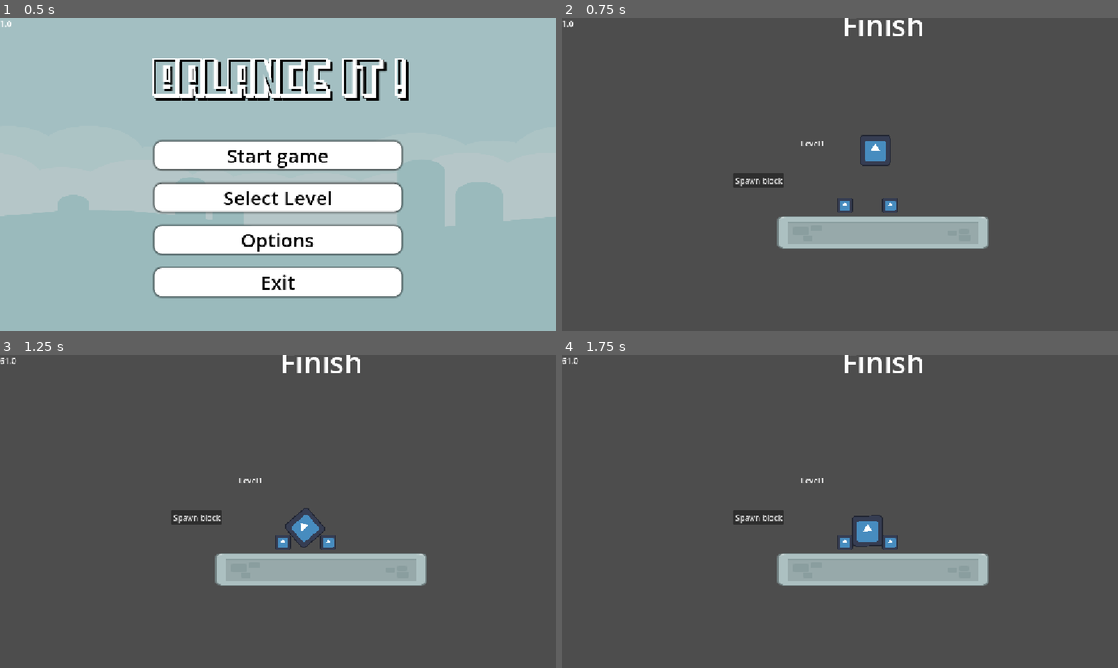
Above: before the commit, frames 1-4 (two rows, left to right).
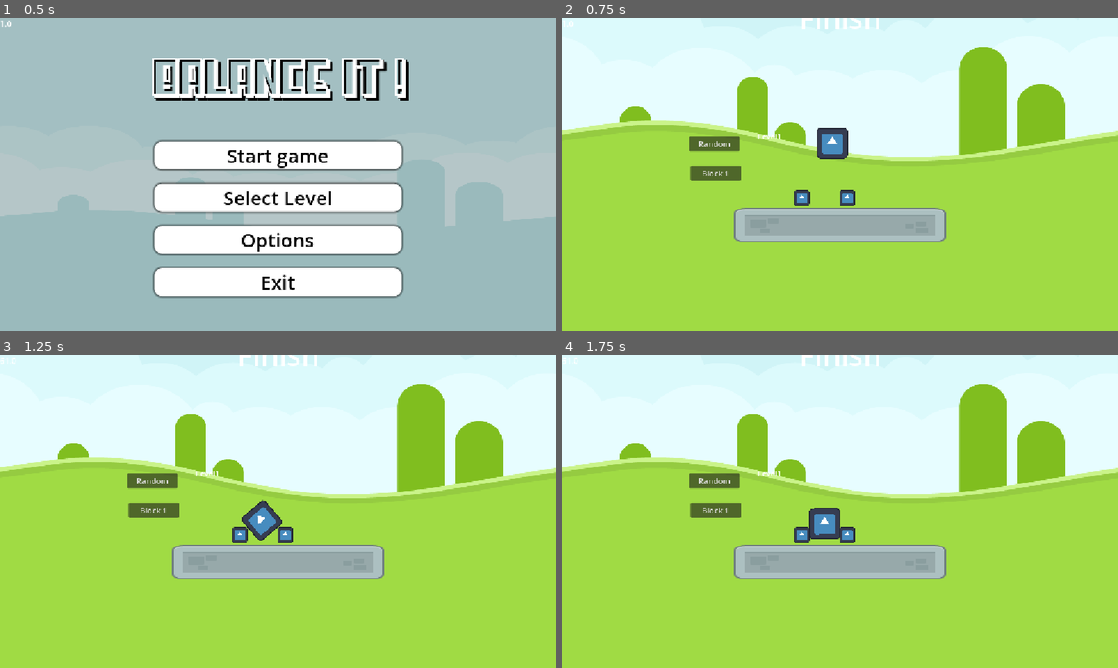
Above: after the commit, the same moments.

Repository: AmirLev426/Balance-It
Game: Godot game, scene res://scenes/main_menu.tscn
Two runs of this game, one before a commit and one after it. Both use one fixed random seed, a clock stepped at 60 frames per second and the inputs below. The engine's default icon, where the game draws it, is replaced by a stand-in: a white triangle on a blue panel in a dark square.
Inputs (mouse positions are in pixels of both pictures, inside the frame that each line leads up to; where the layout moved, square brackets give the same spot in the first picture):
- Up to frame 1 (0.5 s): no input
- Up to frame 2 (0.75 s): click "Start game" at 0.5 s
- Up to frame 3 (1.25 s): no input
- Up to frame 4 (1.75 s): click (823, 520) [867, 527] at 1.25 s

Frame 1 is identical in both runs. In frame 2, 97% of the frame differs, in the area x 0-100%, y 0-100%; in frame 3, 97%; in frame 4, 97%.

Commit message:
Camera and rng spawner
- added a rng spawner
- added camera movement with zqsd
- added zoom/dezoom

Diff:
--- a/project.godot
+++ b/project.godot
@@ -31,6 +31,38 @@
 
 [input]
 
+ui_left={
+"deadzone": 0.5,
+"events": [Object(InputEventKey,"resource_local_to_scene":false,"resource_name":"","device":0,"window_id":0,"alt_pressed":false,"shift_pressed":false,"ctrl_pressed":false,"meta_pressed":false,"pressed":false,"keycode":4194319,"physical_keycode":0,"key_label":0,"unicode":0,"location":0,"echo":false,"script":null)
+, Object(InputEventJoypadButton,"resource_local_to_scene":false,"resource_name":"","device":0,"button_index":13,"pressure":0.0,"pressed":false,"script":null)
+, Object(InputEventJoypadMotion,"resource_local_to_scene":false,"resource_name":"","device":0,"axis":0,"axis_value":-1.0,"script":null)
+, Object(InputEventKey,"resource_local_to_scene":false,"resource_name":"","device":-1,"window_id":0,"alt_pressed":false,"shift_pressed":false,"ctrl_pressed":false,"meta_pressed":false,"pressed":false,"keycode":0,"physical_keycode":65,"key_label":0,"unicode":113,"location":0,"echo":false,"script":null)
+]
+}
+ui_right={
+"deadzone": 0.5,
+"events": [Object(InputEventKey,"resource_local_to_scene":false,"resource_name":"","device":0,"window_id":0,"alt_pressed":false,"shift_pressed":false,"ctrl_pressed":false,"meta_pressed":false,"pressed":false,"keycode":4194321,"physical_keycode":0,"key_label":0,"unicode":0,"location":0,"echo":false,"script":null)
+, Object(InputEventJoypadButton,"resource_local_to_scene":false,"resource_name":"","device":0,"button_index":14,"pressure":0.0,"pressed":false,"script":null)
+, Object(InputEventJoypadMotion,"resource_local_to_scene":false,"resource_name":"","device":0,"axis":0,"axis_value":1.0,"script":null)
+, Object(InputEventKey,"resource_local_to_scene":false,"resource_name":"","device":-1,"window_id":0,"alt_pressed":false,"shift_pressed":false,"ctrl_pressed":false,"meta_pressed":false,"pressed":false,"keycode":0,"physical_keycode":68,"key_label":0,"unicode":100,"location":0,"echo":false,"script":null)
+]
+}
+ui_up={
+"deadzone": 0.5,
+"events": [Object(InputEventKey,"resource_local_to_scene":false,"resource_name":"","device":0,"window_id":0,"alt_pressed":false,"shift_pressed":false,"ctrl_pressed":false,"meta_pressed":false,"pressed":false,"keycode":4194320,"physical_keycode":0,"key_label":0,"unicode":0,"location":0,"echo":false,"script":null)
+, Object(InputEventJoypadButton,"resource_local_to_scene":false,"resource_name":"","device":0,"button_index":11,"pressure":0.0,"pressed":false,"script":null)
+, Object(InputEventJoypadMotion,"resource_local_to_scene":false,"resource_name":"","device":0,"axis":1,"axis_value":-1.0,"script":null)
+, Object(InputEventKey,"resource_local_to_scene":false,"resource_name":"","device":-1,"window_id":0,"alt_pressed":false,"shift_pressed":false,"ctrl_pressed":false,"meta_pressed":false,"pressed":false,"keycode":0,"physical_keycode":87,"key_label":0,"unicode":122,"location":0,"echo":false,"script":null)
+]
+}
+ui_down={
+"deadzone": 0.5,
+"events": [Object(InputEventKey,"resource_local_to_scene":false,"resource_name":"","device":0,"window_id":0,"alt_pressed":false,"shift_pressed":false,"ctrl_pressed":false,"meta_pressed":false,"pressed":false,"keycode":4194322,"physical_keycode":0,"key_label":0,"unicode":0,"location":0,"echo":false,"script":null)
+, Object(InputEventJoypadButton,"resource_local_to_scene":false,"resource_name":"","device":0,"button_index":12,"pressure":0.0,"pressed":false,"script":null)
+, Object(InputEventJoypadMotion,"resource_local_to_scene":false,"resource_name":"","device":0,"axis":1,"axis_value":1.0,"script":null)
+, Object(InputEventKey,"resource_local_to_scene":false,"resource_name":"","device":-1,"window_id":0,"alt_pressed":false,"shift_pressed":false,"ctrl_pressed":false,"meta_pressed":false,"pressed":false,"keycode":0,"physical_keycode":83,"key_label":0,"unicode":115,"location":0,"echo":false,"script":null)
+]
+}
 mb={
 "deadzone": 0.2,
 "events": [Object(InputEventMouseButton,"resource_local_to_scene":false,"resource_name":"","device":-1,"window_id":0,"a …(253 unchanged characters)…
@@ -41,6 +73,21 @@
 "events": [Object(InputEventKey,"resource_local_to_scene":false,"resource_name":"","device":-1,"window_id":0,"alt_press …(195 unchanged characters)…
 ]
 }
+zoom={
+"deadzone": 0.2,
+"events": [Object(InputEventMouseButton,"resource_local_to_scene":false,"resource_name":"","device":-1,"window_id":0,"alt_pressed":false,"shift_pressed":false,"ctrl_pressed":false,"meta_pressed":false,"button_mask":8,"position":Vector2(91, 12),"global_position":Vector2(100, 60),"factor":1.0,"button_index":4,"canceled":false,"pressed":true,"double_click":false,"script":null)
+]
+}
+dezoom={
+"deadzone": 0.2,
+"events": [Object(InputEventMouseButton,"resource_local_to_scene":false,"resource_name":"","device":-1,"window_id":0,"alt_pressed":false,"shift_pressed":false,"ctrl_pressed":false,"meta_pressed":false,"button_mask":16,"position":Vector2(202, 29),"global_position":Vector2(211, 77),"factor":1.0,"button_index":5,"canceled":false,"pressed":true,"double_click":false,"script":null)
+]
+}
+middle_mouse={
+"deadzone": 0.2,
+"events": [Object(InputEventMouseButton,"resource_local_to_scene":false,"resource_name":"","device":-1,"window_id":0,"alt_pressed":false,"shift_pressed":false,"ctrl_pressed":false,"meta_pressed":false,"button_mask":4,"position":Vector2(115, 13),"global_position":Vector2(124, 61),"factor":1.0,"button_index":3,"canceled":false,"pressed":true,"double_click":false,"script":null)
+]
+}
 
 [rendering]
 
--- /dev/null
+++ b/scenes/camera_2d.gd
@@ -0,0 +1,43 @@
+extends Camera2D
+
+var max_x = 550
+var max_y = 300
+var min_x = -550
+var min_y = -2000
+
+func _physics_process(_delta):
+	if Input.is_action_pressed("ui_up"):
+		position.y -= 10
+
+	if Input.is_action_pressed("ui_down"):
+		position.y += 10
+
+	if Input.is_action_pressed("ui_left"):
+		position.x -= 10
+
+	if Input.is_action_pressed("ui_right"):
+		position.x += 10
+
+
+
+	position.x = clamp(position.x, min_x, max_x)
+	position.y = clamp(position.y, min_y, max_y)
+
+func _input(event : InputEvent) -> void:
+	if event.is_action_pressed("zoom"):
+		if get_zoom() < Vector2(2, 2):
+			set_zoom(get_zoom() + Vector2(0.1, 0.1))
+		return
+
+	if event.is_action_pressed("dezoom"):
+		if get_zoom() > Vector2(1,1):
+			set_zoom(get_zoom() - Vector2(0.1, 0.1))
+		return
+
+#	if Input.is_action_pressed("middle_mouse"):
+#		var mouse_offset = event.position - get_global_mouse_position()
+#		position -= mouse_offset
+
+#if limit reached alors pos = 0
+#note : if movable_block is dragged, ignore the others
+#if middle mouse alors move camera
--- /dev/null
+++ b/scenes/character_body_2d.gd
@@ -0,0 +1,25 @@
+extends CharacterBody2D
+
+
+const SPEED = 300.0
+const JUMP_VELOCITY = -400.0
+
+
+func _physics_process(delta: float) -> void:
+	# Add the gravity.
+	if not is_on_floor():
+		velocity += get_gravity() * delta
+
+	# Handle jump.
+	if Input.is_action_just_pressed("ui_accept") and is_on_floor():
+		velocity.y = JUMP_VELOCITY
+
+	# Get the input direction and handle the movement/deceleration.
+	# As good practice, you should replace UI actions with custom gameplay actions.
+	var direction := Input.get_axis("ui_left", "ui_right")
+	if direction:
+		velocity.x = direction * SPEED
+	else:
+		velocity.x = move_toward(velocity.x, 0, SPEED)
+
+	move_and_slide()
--- a/scenes/level_1.tscn
+++ b/scenes/level_1.tscn
@@ -1,10 +1,13 @@
-[gd_scene load_steps=9 format=3 uid="uid://6w47kqrsmhon"]
+[gd_scene load_steps=12 format=3 uid="uid://6w47kqrsmhon"]
 
 [ext_resource type="Script" uid="uid://cenxc21n1a3ro" path="res://scripts/level_1.gd" id="1_6sh32"]
 [ext_resource type="PackedScene" uid="uid://dssb1hu8qvte6" path="res://scenes/pause_menu.tscn" id="2_ejswk"]
 [ext_resource type="Texture2D" uid="uid://6w71fh3mc2ij" path="res://assets/kenney_physics-assets/PNG/Stone elements/elementStone013.png" id="3_bbk5w"]
+[ext_resource type="Script" uid="uid://b25i61y4bi7h2" path="res://scenes/camera_2d.gd" id="3_fcfvj"]
 [ext_resource type="Texture2D" uid="uid://c1r02n1m56ead" path="res://assets/icon.svg" id="4_conm7"]
 [ext_resource type="PackedScene" uid="uid://bv4st2ckwqv5o" path="res://scenes/movable_block.tscn" id="5_d3jkd"]
+[ext_resource type="Texture2D" uid="uid://cesm2l8f8t8kh" path="res://assets/kenney_physics-assets/PNG/Backgrounds/colored_grass.png" id="7_pa8r4"]
+[ext_resource type="Script" uid="uid://bb5o6sjau6cbe" path="res://scenes/character_body_2d.gd" id="8_15mv3"]
 
 [sub_resource type="RectangleShape2D" id="RectangleShape2D_fc0e3"]
 size = Vector2(439, 70)
@@ -17,6 +20,12 @@
 [node name="Level1" type="Node2D"]
 script = ExtResource("1_6sh32")
 
+[node name="BG" type="Sprite2D" parent="."]
+z_index = -2
+position = Vector2(1.1920929e-07, -212)
+scale = Vector2(1.1240234, 1.046875)
+texture = ExtResource("7_pa8r4")
+
 [node name="CanvasLayer" type="CanvasLayer" parent="."]
 layer = 0
 
@@ -24,7 +33,8 @@
 metadata/_edit_use_anchors_ = true
 
 [node name="Camera2D" type="Camera2D" parent="."]
-position = Vector2(-89, -15)
+limit_enabled = false
+script = ExtResource("3_fcfvj")
 
 [node name="Floor" type="StaticBody2D" parent="."]
 position = Vector2(0, 71)
@@ -86,7 +96,15 @@
 offset_top = -18.0
 offset_right = -205.0
 offset_bottom = 13.0
-text = "Spawn block"
+text = "Block 1"
+metadata/_edit_use_anchors_ = true
+
+[node name="rng_spawner" type="Button" parent="."]
+offset_left = -313.0
+offset_top = -79.0
+offset_right = -208.0
+offset_bottom = -48.0
+text = "Random"
 metadata/_edit_use_anchors_ = true
 
 [node name="Level1" type="Label" parent="."]
@@ -96,5 +114,9 @@
 offset_bottom = -68.0
 text = "Level1"
 
+[node name="CharacterBody2D" type="CharacterBody2D" parent="."]
+script = ExtResource("8_15mv3")
+
 [connection signal="body_entered" from="Area2D" to="." method="_on_area_2d_body_entered"]
 [connection signal="pressed" from="spawner" to="." method="_on_spawner_pressed"]
+[connection signal="pressed" from="rng_spawner" to="." method="_on_rng_spawner_pressed"]
--- /dev/null
+++ b/scenes/movable_block2.tscn
@@ -0,0 +1,38 @@
+[gd_scene load_steps=4 format=3 uid="uid://cydkuaiq53qhl"]
+
+[ext_resource type="Script" uid="uid://b5uou2o61k8uv" path="res://scripts/rigid_body_2d.gd" id="1_pk4ck"]
+[ext_resource type="Texture2D" uid="uid://fnl1l63xtua4" path="res://assets/kenney_physics-assets/PNG/Wood elements/elementWood010.png" id="2_pk4ck"]
+
+[sub_resource type="RectangleShape2D" id="RectangleShape2D_1gbuc"]
+size = Vector2(64, 64)
+
+[node name="MovableBlock" type="Node2D"]
+
+[node name="MovableBlock" type="RigidBody2D" parent="."]
+script = ExtResource("1_pk4ck")
+
+[node name="CollisionShape2D" type="CollisionShape2D" parent="MovableBlock"]
+shape = SubResource("RectangleShape2D_1gbuc")
+
+[node name="Sprite2D" type="Sprite2D" parent="MovableBlock"]
+position = Vector2(0, -2.3841858e-06)
+scale = Vector2(0.91428566, 0.91428566)
+texture = ExtResource("2_pk4ck")
+
+[node name="Button" type="Button" parent="MovableBlock"]
+self_modulate = Color(1, 1, 1, 0)
+anchors_preset = 8
+anchor_left = 0.5
+anchor_top = 0.5
+anchor_right = 0.5
+anchor_bottom = 0.5
+offset_left = -32.0
+offset_top = -32.0
+offset_right = 32.0
+offset_bottom = 32.0
+grow_horizontal = 2
+grow_vertical = 2
+metadata/_edit_use_anchors_ = true
+
+[connection signal="button_down" from="MovableBlock/Button" to="MovableBlock" method="_on_button_button_down"]
+[connection signal="button_up" from="MovableBlock/Button" to="MovableBlock" method="_on_button_button_up"]
--- a/scripts/level_1.gd
+++ b/scripts/level_1.gd
@@ -1,8 +1,12 @@
 extends Node2D
 
 @onready var spawner: Button = $spawner
+@onready var rng_spawner: Button = $rng_spawner
 
 var movable_block = preload("res://scenes/movable_block.tscn")
+var movable_block2 = preload("res://scenes/movable_block2.tscn")
+
+var all_blocks = [movable_block, movable_block2]
 
 func _on_area_2d_body_entered(_body: Node2D) -> void:
 	call_deferred("queue_free")
@@ -12,6 +16,7 @@
 func change_scene() -> void:
 	get_tree().change_scene_to_file("res://scenes/level_select.tscn")
 
+#spawner
 func _on_spawner_pressed() -> void:
 	inst(spawner.get_global_position())
 
@@ -19,3 +24,13 @@
 	var instance = movable_block.instantiate()
 	instance.position = pos
 	add_child(instance)
+
+
+#random spawner
+func _on_rng_spawner_pressed() -> void:
+	inst_rng(rng_spawner.get_global_position())
+
+func inst_rng(pos): #on button press
+	var instance_rng = all_blocks.pick_random().instantiate()
+	instance_rng.position = pos
+	add_child(instance_rng)
Not shown, added: scenes/camera_2d.gd.uid
Not shown, added: scenes/character_body_2d.gd.uid
